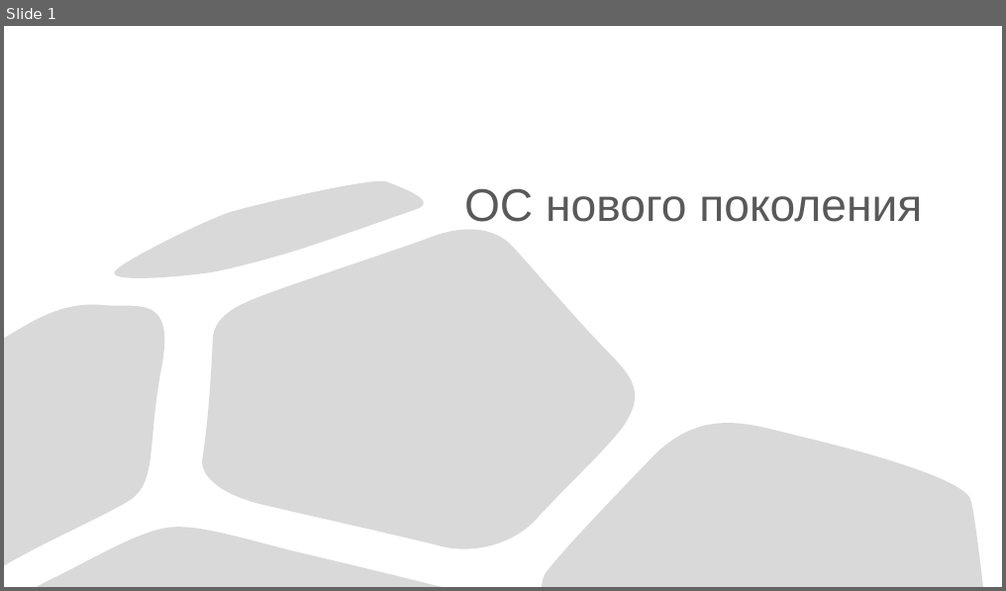
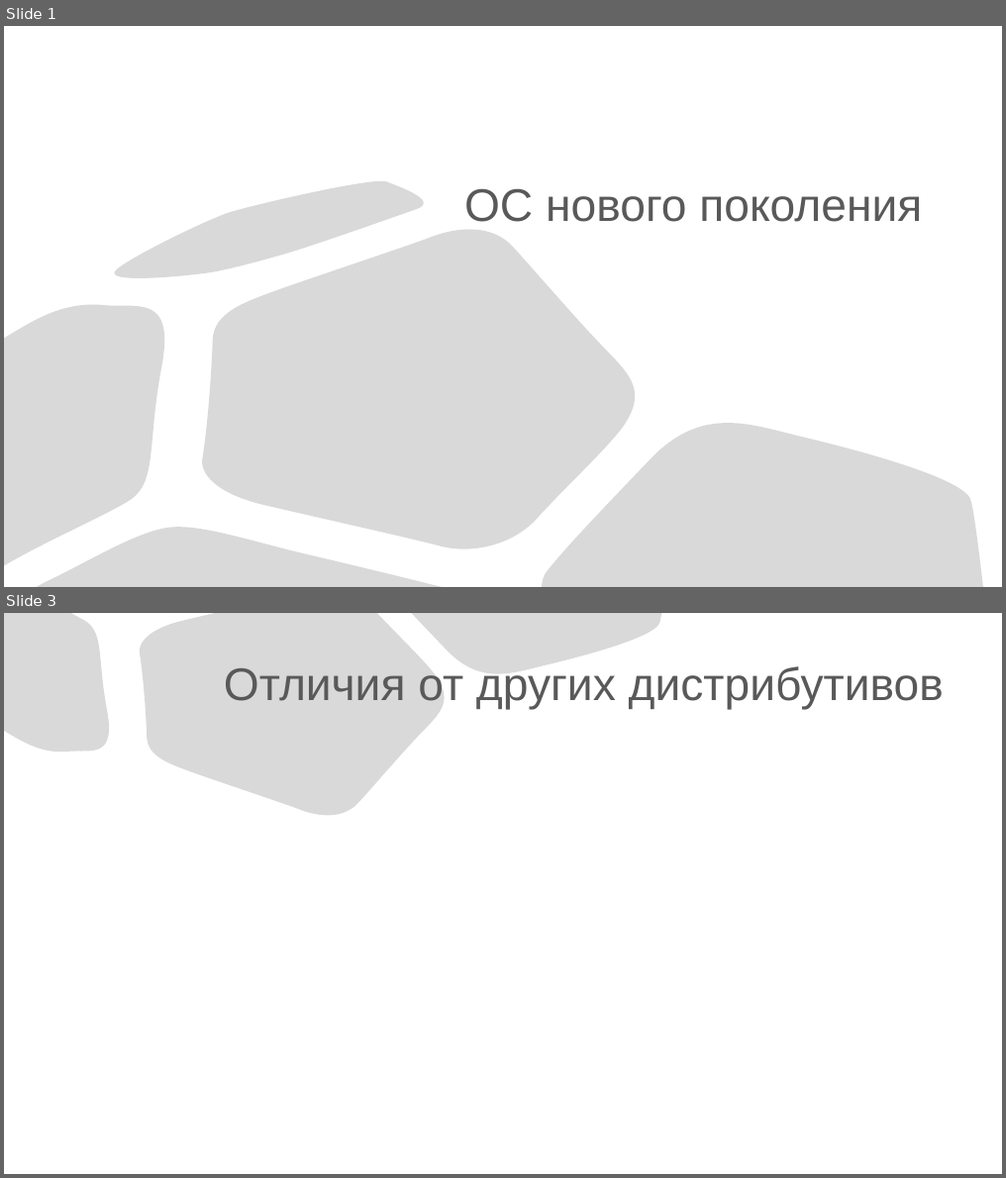
Before and after one commit to slawacats/clyx, a slide deck: NewOS.pptx. Shown one above the other, each under a label of ours: slide 1 before the commit, slides 1 and 3 after it; the slides between them are not shown. The pictures are 1006x591 and 1006x1178 pixels, drawn with LibreOffice and Linux fonts; fonts in the diff are those of the drawing. Boxes give left, top, right and bottom in pixels: in the first picture for what was removed or moved away, otherwise in the second. Text is boxed around its words. In the diff, an @@ line names an element or a change of style, - is before the commit and + after.

```diff
--- a/NewOS.pptx
+++ b/NewOS.pptx
@@ slide 3 added at (4,613,1002,1174), background #FFFFFF @@
@@ freeform shape added at (4,613,116,761), fill #D9D9D9, outline #000000 0.75 pt @@
@@ freeform shape added at (138,613,452,827), fill #D9D9D9, outline #000000 0.75 pt @@
@@ freeform shape added at (411,613,661,686), fill #D9D9D9, outline #000000 0.75 pt @@
@@ title added at (224,666,944,710), 44 pt, text #595959 @@
+Отличия от других дистрибутивов
```
Also in this commit, not shown: 1 other slide added, 1 slide removed.
